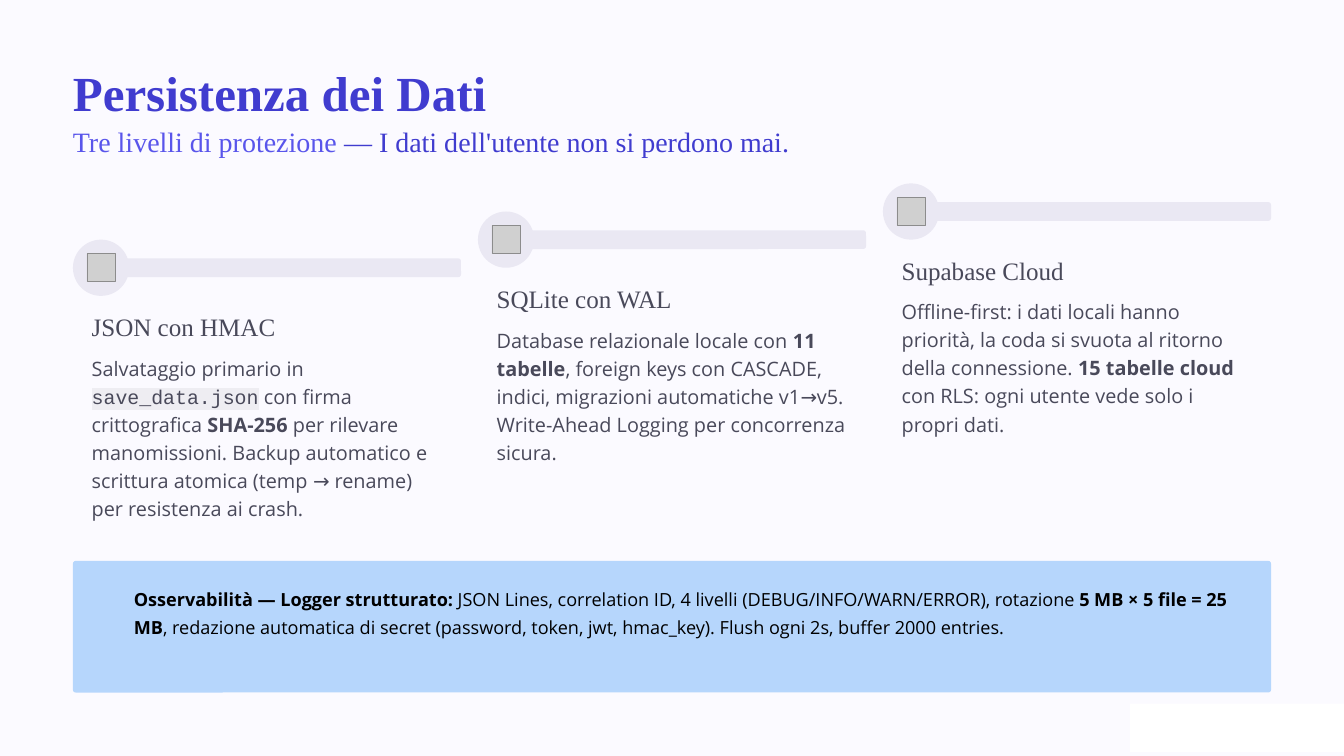
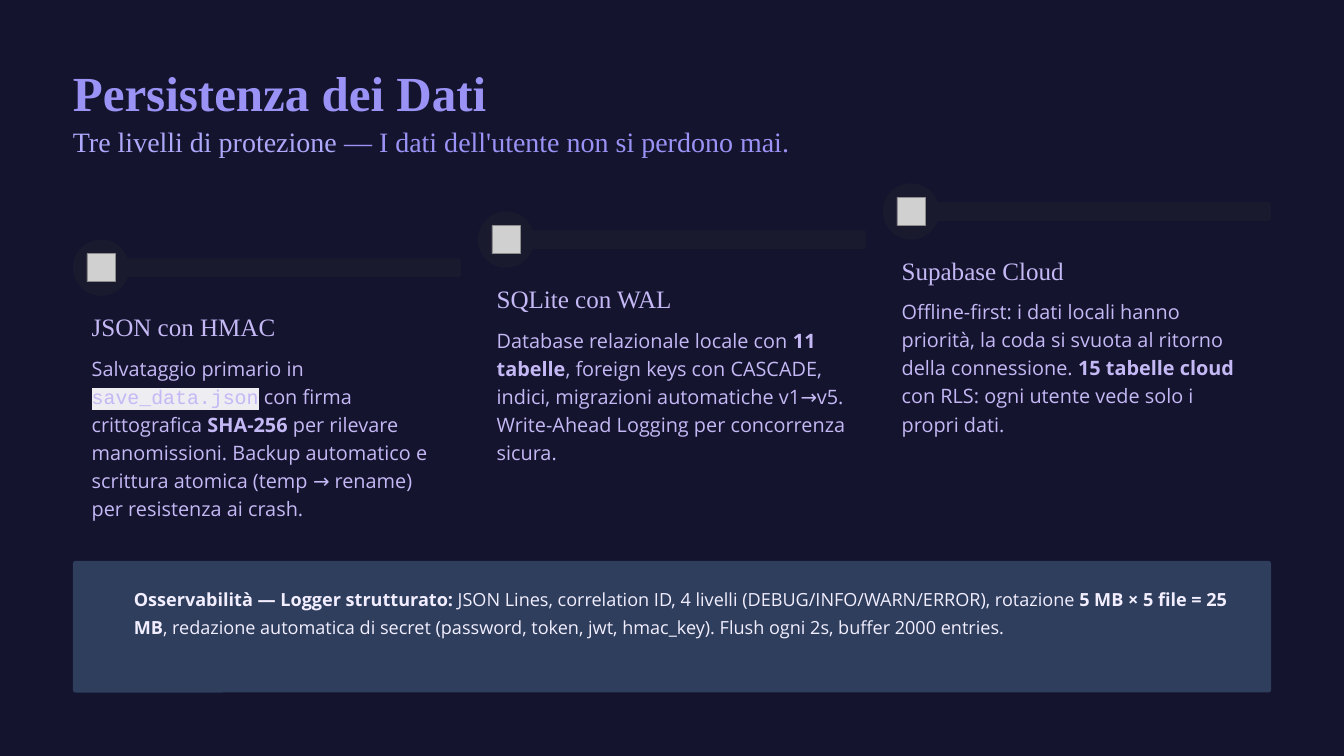
Before and after one commit to renanaugustomacena-ux/Projectwork-IFTS-Private, a slide deck: slide 9 of finale.pptx (slide 8 before the commit). Drawn at 1344x756 pixels with LibreOffice and Linux fonts; fonts in the diff are those of the drawing; grey boxes stand for pictures; background and template pictures are left out. Boxes give left, top, right and bottom in pixels: in the first picture for what was removed or moved away, otherwise in the second. Text is boxed around its words. In the diff, an @@ line names an element or a change of style, - is before the commit and + after.

```diff
--- a/finale.pptx
+++ b/finale.pptx
@@ background #000000 to #0B0B14 @@
@@ rectangle at [0, 0, 1344, 756]: fill #FBFAFF to #14142E @@
@@ text "Persistenza dei Dati" at [73, 77, 486, 112]: text colour #403CCF to #9A93F5 @@
@@ text "Tre livelli di protezione — ..." at [73, 132, 789, 157]: text colour #5955EB to #ADA8F9 in "Tre livelli di protezione"; text colour #403CCF to #9A93F5 in "— I dati dell'utente non si perdono ..." @@
@@ fill #EAE8F3 to #1A1A2E in 6 elements at [101, 259, 461, 277], [73, 239, 129, 296], [506, 230, 866, 249], [478, 212, 534, 268], [911, 202, 1272, 221], [883, 183, 939, 239] @@
@@ text colour #49495A to #C4B8F5 in 6 elements at [92, 319, 275, 337], [92, 361, 427, 521], [497, 291, 671, 312], [497, 333, 846, 460], [902, 262, 1063, 286], [902, 304, 1234, 437] @@
@@ rounded rectangle at [73, 561, 1271, 693]: fill #B6D6FC to #2E3E5C @@
@@ text "Osservabilità — Logger strutturato: JSON ..." at [134, 592, 1227, 639]: text colour #000000 to #F2EEFF @@
@@ rectangle at [1130, 704, 1344, 753]: fill #FFFFFF to #14142E @@
```
Also in this commit, not shown: 9 other slides changed, 1 slide added, 1 other file.
